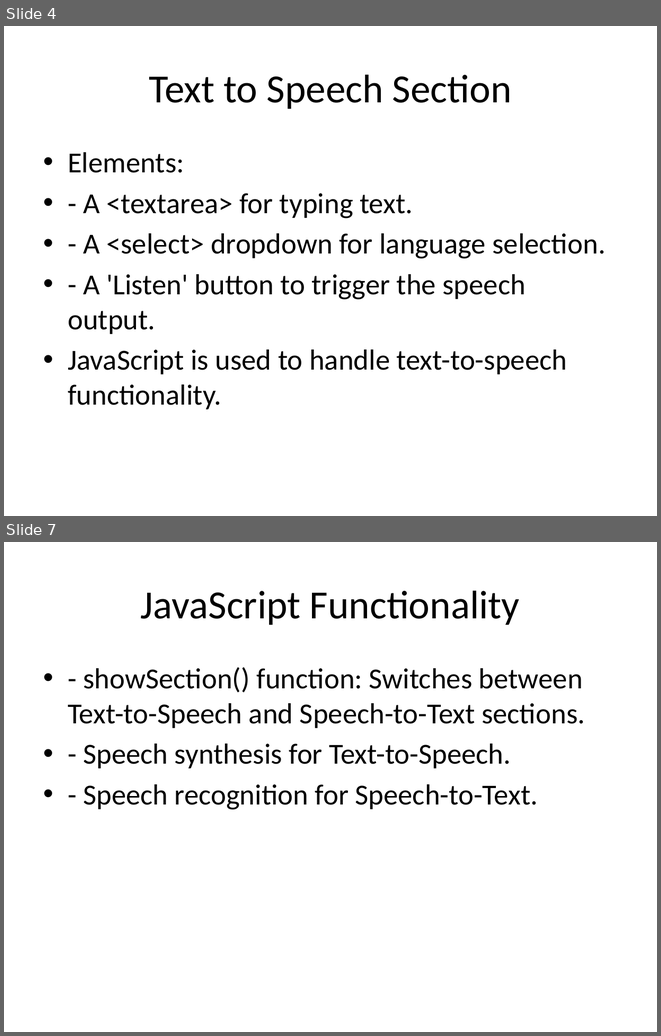
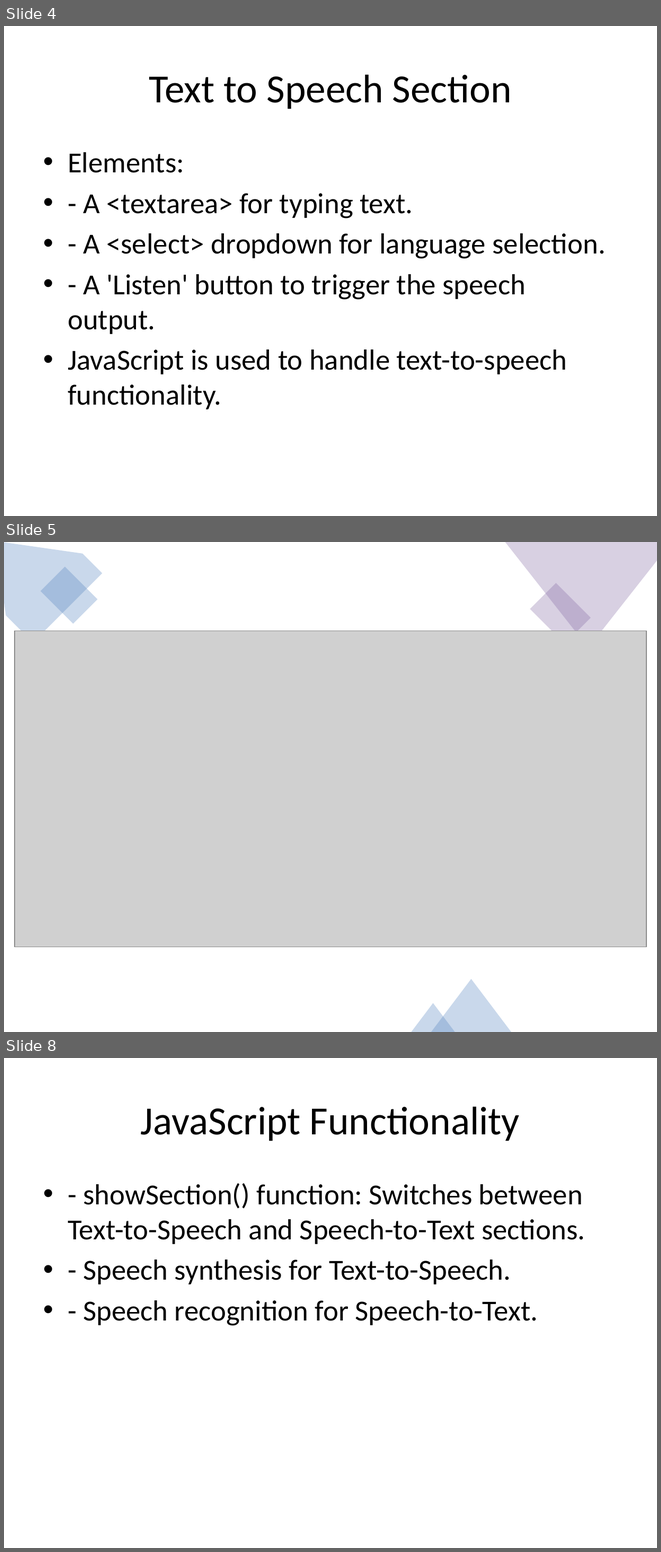
Before and after one commit to HimanshuBisht23L/Speech_TextConverter, a slide deck: PPTs/Text_to_Speech_Converter_Presentation.pptx. Shown one above the other, each under a label of ours: slides 4 and 7 before the commit, slides 4, 5 and 8 after it; the slides between them are not shown. The pictures are 661x1036 and 661x1552 pixels, drawn with LibreOffice and Linux fonts; fonts in the diff are those of the drawing; grey boxes stand for pictures. Boxes give left, top, right and bottom in pixels: in the first picture for what was removed or moved away, otherwise in the second. Text is boxed around its words. In the diff, an @@ line names an element or a change of style, - is before the commit and + after.

```diff
--- a/PPTs/Text_to_Speech_Converter_Presentation.pptx
+++ b/PPTs/Text_to_Speech_Converter_Presentation.pptx
@@ slide 5 added at (x1=4, y1=542, x2=657, y2=1032), background #FFFFFF @@
@@ freeform shape added at (x1=4, y1=542, x2=102, y2=643), fill #4F81BD at 30% opacity @@
@@ freeform shape added at (x1=505, y1=542, x2=657, y2=648), fill #8064A2 at 30% opacity @@
@@ rectangle added at (x1=41, y1=566, x2=98, y2=624), fill #4F81BD at 30% opacity @@
@@ rectangle added at (x1=530, y1=583, x2=591, y2=644), fill #8064A2 at 30% opacity @@
@@ picture added at (x1=15, y1=631, x2=646, y2=947) @@
@@ triangle added at (x1=431, y1=979, x2=511, y2=1032), fill #4F81BD at 30% opacity @@
@@ triangle added at (x1=412, y1=1003, x2=455, y2=1032), fill #4F81BD at 30% opacity @@
@@ what was slide 7 is now slide 8 @@
```
Also in this commit, not shown: 4 slides changed, 1 other file.
